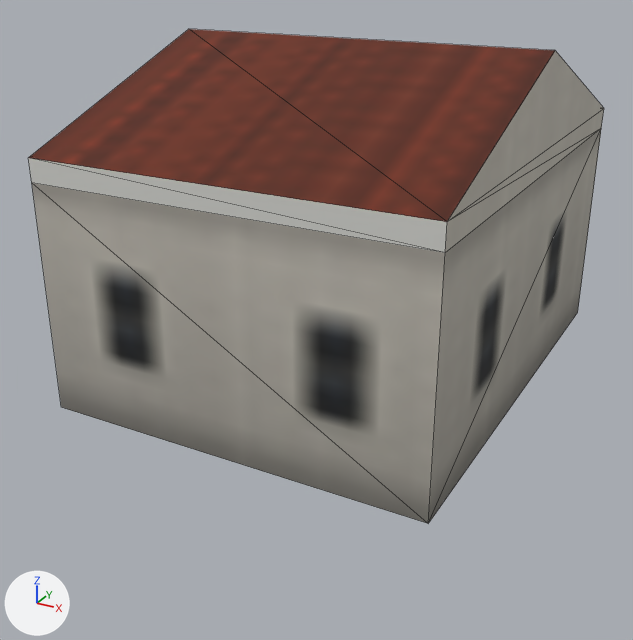
The glTF model assets/coronado_kit/modular/examples_map/house_w6_clay/mod_house_w6_clay_far.glb as it was, and as the next commit left it.
One viewpoint serves both versions: a 50 mm camera at (6.07, -12.17, 6.6) aimed at (0.21, -1.51, 1.27). Arrows for +X, +Y and +Z are at lower left; the lights stay in place. The first picture is the older version. Mesh edges are drawn as thin lines. Vertices at exactly the same position are counted once.

The first picture shows 'mod_house_w6_clay_far'.
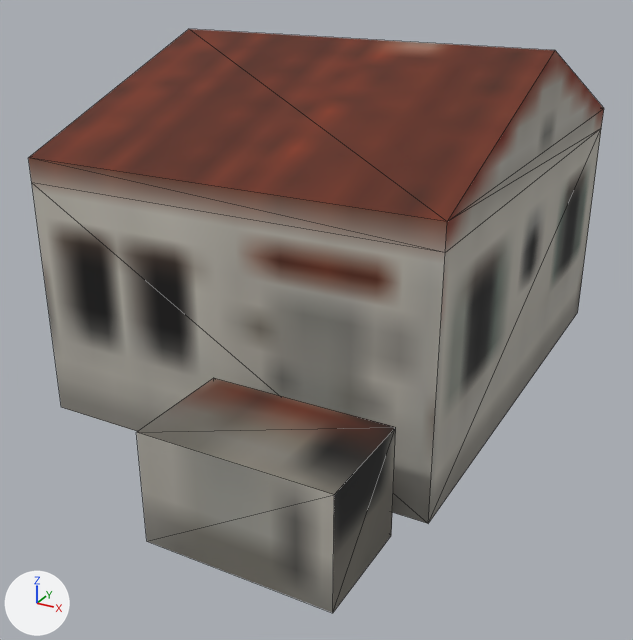
What differs and where, as boxes [x1, y1, x2, y2] in the pictures (633 x 640 px):
```json
{"object": "mod_house_w6_clay_far", "change": "surface changed, reshaped", "before": [28, 29, 604, 523], "after": [28, 29, 604, 613], "on screen": "18% taller"}
{"part": 1, "of": "me_mod_house_w6_clay_far", "change": "added", "after": [137, 378, 396, 613]}
{"part": 2, "of": "me_mod_house_w6_clay_far", "change": "surface changed", "before": [28, 34, 604, 523], "after": [28, 34, 604, 523]}
{"part": 3, "of": "me_mod_house_w6_clay_far", "change": "recoloured", "before": [32, 51, 604, 523], "after": [32, 51, 604, 523]}
```

Scene script edits in JSON lines:
```json
{"op": "add", "block": "img_bld_lod_color_b_png", "code": ["img_bld_lod_color_b_png = load_image('bld_lod_color_b.png', '../../../textures/bld_lod_color_b.png', 1024, 1024, 'sRGB')"]}
{"block": "mat_bld_far", "where": "n0 = _N.new('ShaderNodeBsdfPrincipled'); n0.name = 'Principled BSDF'"}
{"op": "set", "path": "n0.inputs[2].default_value", "old": "0.9", "new": "0.85", "note": "'Roughness'"}
{"block": "mat_bld_far", "where": "n4 = _N.new('ShaderNodeTexImage'); n4.name = 'Image Texture'"}
{"op": "set", "path": "n4.image", "old": "img_far_color_png", "new": "img_bld_lod_color_b_png"}
{"op": "add", "block": "mat_bld_far", "code": "n4.extension = 'EXTEND'"}
{"block": "me_mod_house_w6_clay_far", "where": "# used by ob_mod_house_w6_clay_far; location = (0.0, 0.0, 0.0)"}
{"block": "me_mod_house_w6_clay_far", "where": "# verts and faces of me_mod_house_w6_clay_far; kept vertices keep their numbers, new ones are numbered from 14"}
{"op": "remove", "block": "me_mod_house_w6_clay_far", "code": "me_mod_house_w6_clay_far.from_pydata(...)  # 14 vertices, 22 faces; spans x -3.0..3.0, y -3.75..3.75, z 0.0..5.19"}
{"op": "add", "block": "me_mod_house_w6_clay_far", "code": "me_mod_house_w6_clay_far.from_pydata(...)  # 22 vertices, 32 faces; spans x -3.0..3.0, y -5.68..3.75, z 0.0..5.19"}
{"block": "me_mod_house_w6_clay_far", "change": "me_mod_house_w6_clay_far part 1"}
{"op": "add", "block": "me_mod_house_w6_clay_far", "code": "verts[14] = (0.2, -5.68, 0.0)  # pixel (146, 541)"}
{"op": "add", "block": "me_mod_house_w6_clay_far", "code": "verts[15] = (0.2, -5.68, 1.5)  # pixel (136, 432)"}
{"op": "add", "block": "me_mod_house_w6_clay_far", "code": "verts[16] = (0.2, -4.18, 0.0)"}
{"op": "add", "block": "me_mod_house_w6_clay_far", "code": "verts[17] = (0.2, -4.18, 1.5)  # pixel (213, 377)"}
{"op": "add", "block": "me_mod_house_w6_clay_far", "code": "for new, old in zip([*range(18, 22)], [*range(14, 18)]): verts[new] = verts[old] + (2.5, 0.0, 0.0)"}
{"op": "add", "block": "me_mod_house_w6_clay_far", "code": "faces += [(14, 18, 19), (14, 19, 15), (16, 17, 20), (17, 21, 20), (18, 20, 21), (18, 21, 19)]"}
{"op": "add", "block": "me_mod_house_w6_clay_far", "code": "faces += [(14, 15, 16), (15, 17, 16), (15, 19, 21), (15, 21, 17)]"}
{"block": "me_mod_house_w6_clay_far", "change": "me_mod_house_w6_clay_far part 2: 22 kept faces spanning x -3.0..3.0, y -3.75..3.75, z 0.0..5.19 get new texture (UV) coordinates"}
{"block": "me_mod_house_w6_clay_far", "change": "me_mod_house_w6_clay_far part 3: 15 kept faces spanning x -3.0..3.0, y -3.75..3.75, z 0.0..5.19 get new vertex colours; the middle colour goes from white #f8f7f3 to white #ffffff"}
```
